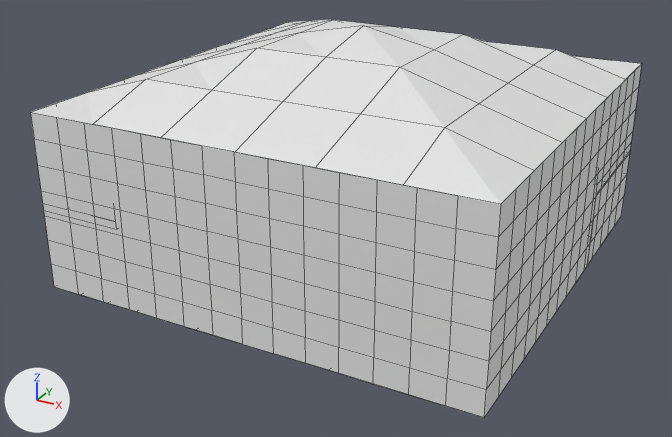
Before and after pictures for a commit that changed the Blender file blender models/Reception.blend.
The view is the same before and after, from a 50 mm lens placed at (27.6, -53.9, 28.9), pointed at (-0.6, -2.7, 3.3). The lights are fixed; the arrows at lower left show +X, +Y and +Z. The older version comes first. Mesh edges are drawn as thin lines.
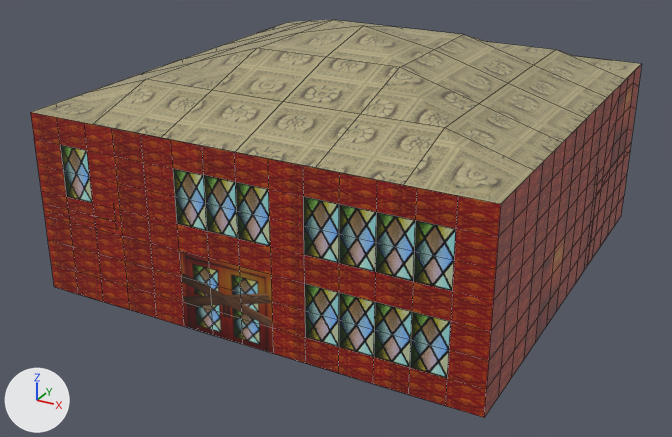
What differs and where, as boxes (x1, y1, x2, y2) in the pictures (672 x 437 px; the box of a moved part takes in the faces that stretch with it):
part 1 of me_cube_002, moved or reshaped: (598, 64, 642, 213) in both
part 2 of me_cube_002, recoloured (white to red): (30, 64, 642, 417) in both
part 3 of me_cube_002, recoloured: before (536, 94, 632, 341); after (536, 84, 633, 341)
part 4 of me_cube_002, recoloured (darker): (179, 251, 274, 354) in both
part 5 of me_cube_002, recoloured (darker): (60, 145, 456, 378) in both
part 6 of me_cube_002, recoloured (white to beige): (32, 20, 641, 204) in both

The change, as a list of edits to the scene's bpy script:
```text
Add mat_front_door:
    mat_front_door = principled_material('front door')
    mat_front_door.texture = img_frnt_dr_png
Add mat_ceiling:
    mat_ceiling = principled_material('ceiling')
    mat_ceiling.texture = img_din_cl_png
Add mat_walls:
    mat_walls = principled_material('walls')
    mat_walls.texture = img_red_wlppr_png
Add mat_stn_gls:
    mat_stn_gls = principled_material('stn_gls')
    mat_stn_gls.texture = img_stn_gls_png
Add mat_inr_dbl_dr:
    mat_inr_dbl_dr = principled_material('inr_dbl_dr')
    mat_inr_dbl_dr.texture = img_inr_dbl_dr_png
Change me_cube_002:
    used by ob_cube_001; location = (1.0, -5.0, 0.5); scale = (2.0, 2.0, 0.5)
    verts and faces of me_cube_002; kept vertices keep their numbers, new ones are numbered from 1228
    remove me_cube_002.from_pydata(...)  # 1228 vertices, 940 faces, 2 loose edges; spans x -8.0..7.0, y -5.0..10.0, z -1.0..31.0
    add me_cube_002.from_pydata(...)  # 1237 vertices, 951 faces, 2 loose edges; spans x -8.0..7.0, y -5.0..10.0, z -1.0..31.0
    me_cube_002 part 1
    add for i in [*range(1170, 1174), *range(1176, 1180), *range(1182, 1186)]: verts[i] += (0.0, 0.0, 1.6)
    me_cube_002 part 2: 439 faces spanning x -8.0..7.0, y -5.0..10.0, z -1.0..23.0 switch from no material to mat_walls (picture img_red_wlppr_png)
    me_cube_002 part 3: 12 faces spanning x 7.0, y -0.7..8.9, z -1.0..21.2 switch from no material to mat_inr_dbl_dr (picture img_inr_dbl_dr_png)
    me_cube_002 part 4: 9 faces spanning x -2.7..0.6, y -5.0, z -1.0..9.3 switch from no material to mat_front_door (picture img_frnt_dr_png)
    me_cube_002 part 5: 24 faces spanning x -6.9..5.9, y -5.0, z 2.4..19.6 switch from no material to mat_stn_gls (picture img_stn_gls_png)
    me_cube_002 part 6: 36 faces spanning x -8.0..7.0, y -5.0..10.0, z 23.0..31.0 switch from mat_material (white #e7e7e7) to mat_ceiling (picture img_din_cl_png)
    other edits to the shape of me_cube_002 do not show in these pictures
    add me_cube_002.materials.append(mat_floor)  # picture img_wd_flr_png
    add me_cube_002.materials.append(mat_bannisters)  # picture img_bnnstr_png
    add me_cube_002.materials.append(mat_steps)  # picture img_strs_png
    add me_cube_002.materials.append(mat_sngl_dr)  # picture img_wd_dr_png
```
